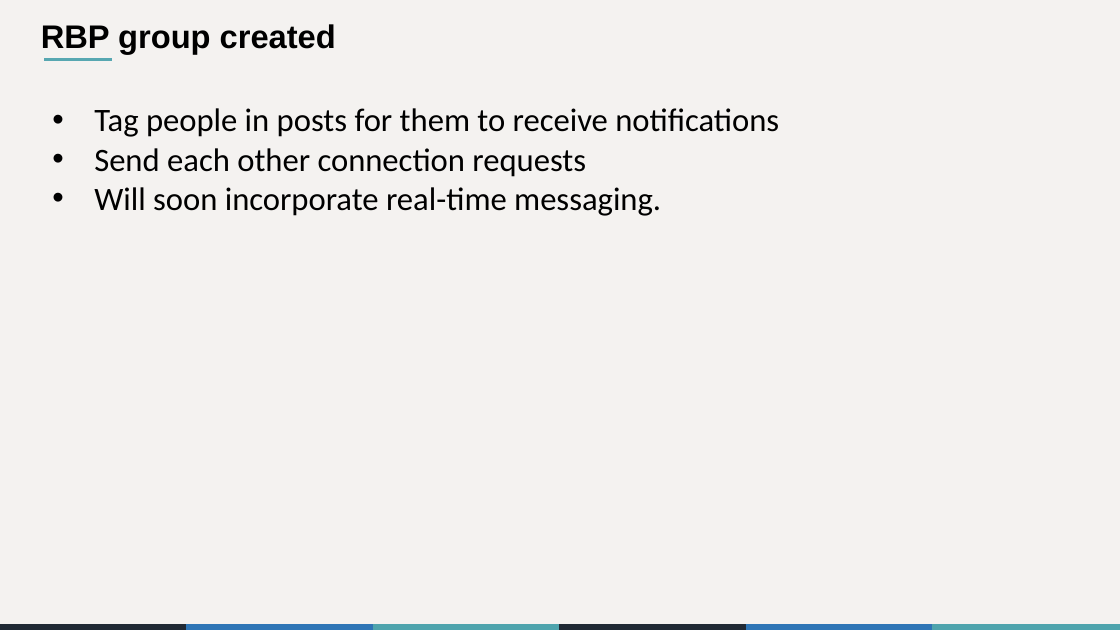
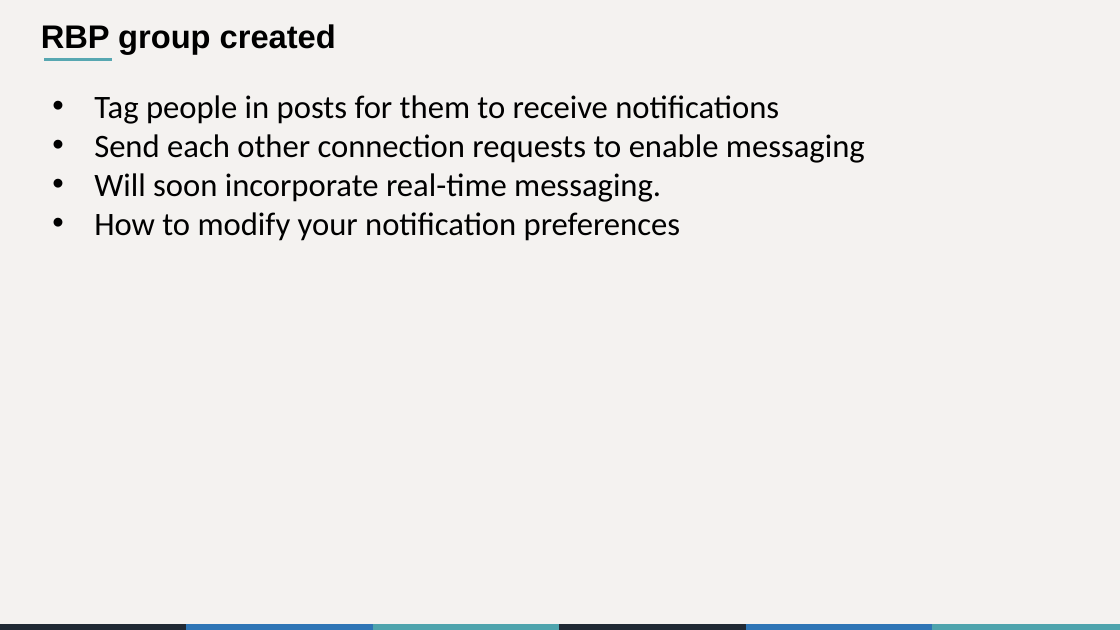
Before and after one commit to the-graph-courses/rbp_cohort_0_materials, a slide deck: slide 9 of week_03/slides/rbp_workshop_03.pptx. Drawn at 1120x630 pixels with LibreOffice and Linux fonts; fonts in the diff are those of the drawing. Boxes give left, top, right and bottom in pixels: in the first picture for what was removed or moved away, otherwise in the second. Text is boxed around its words. In the diff, an @@ line names an element or a change of style, - is before the commit and + after.

```diff
--- a/week_03/slides/rbp_workshop_03.pptx
+++ b/week_03/slides/rbp_workshop_03.pptx
@@ text "Tag people in posts for ...": place and size @@
-text "Tag people in posts for ..." at (94,108,779,216)
+text "Tag people in posts for ..." at (94,95,865,241)
@@ text at (94,134,865,163): text changed @@
-• Send each other connection requests
+• Send each other connection requests to enable messaging
@@ text at (94,212,680,241): paragraph added @@
+• How to modify your notification preferences
```
Also in this commit, not shown: 6 other slides changed, 1 slide added, 7 other files.
